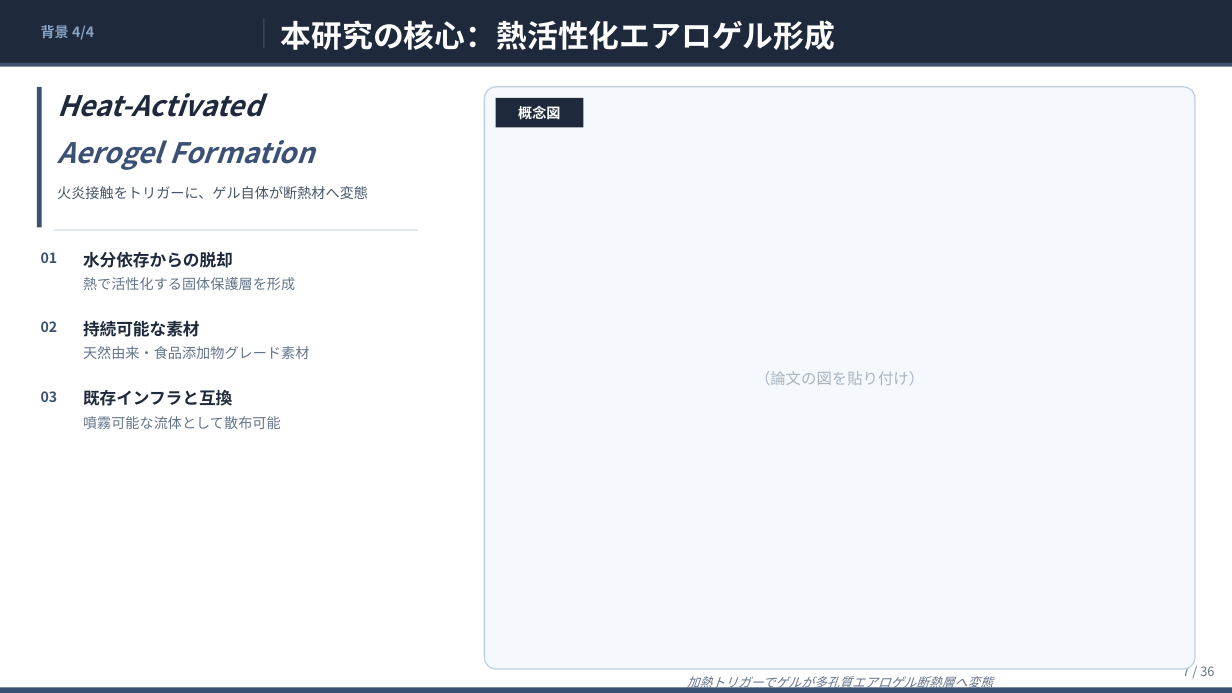
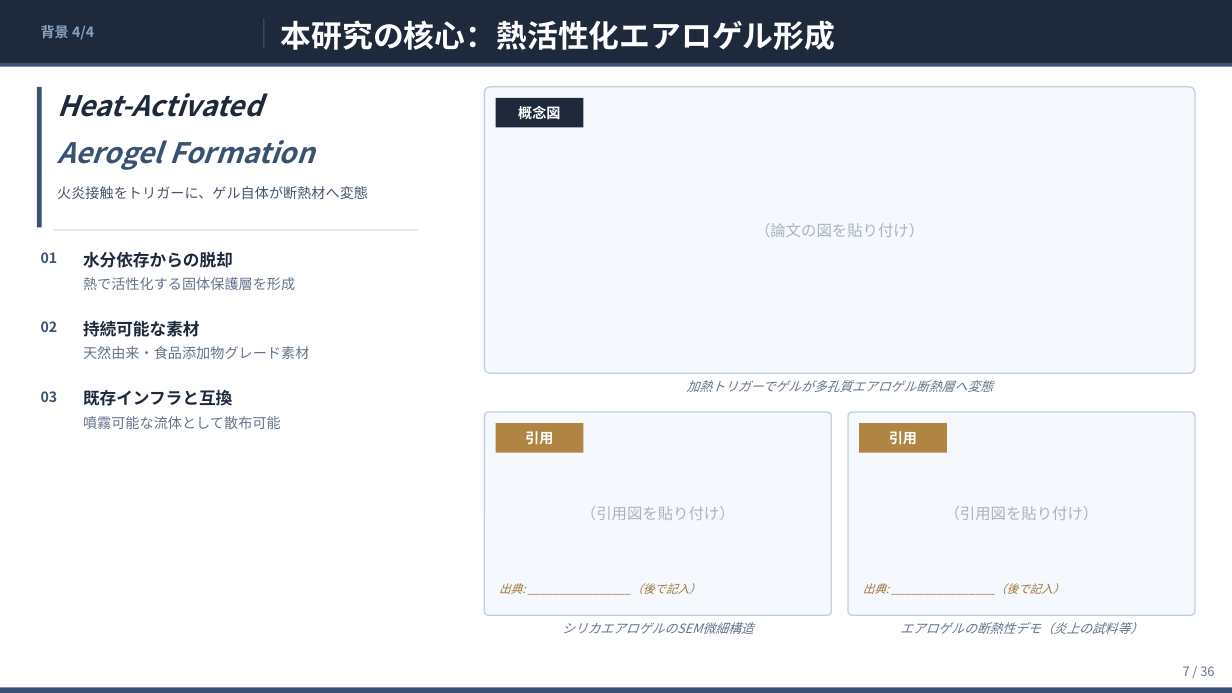
Before and after one commit to ytaisei0525-design/my-first-claude, a slide deck: slide 7 of slides.pptx. Drawn at 1232x693 pixels with LibreOffice and Linux fonts; fonts in the diff are those of the drawing. Boxes give left, top, right and bottom in pixels: in the first picture for what was removed or moved away, otherwise in the second. Text is boxed around its words. In the diff, an @@ line names an element or a change of style, - is before the commit and + after.

```diff
--- a/slides.pptx
+++ b/slides.pptx
@@ text "（論文の図を貼り付け）": place and size @@
-text "（論文の図を貼り付け）" at box(755, 371, 924, 385)
+text "（論文の図を貼り付け）" at box(755, 223, 924, 237)
@@ rounded rectangle: place and size @@
-rounded rectangle at box(484, 87, 1195, 669)
+rounded rectangle at box(484, 87, 1195, 373)
@@ text "加熱トリガーでゲルが多孔質エアロゲル断熱層へ変態" rewrapped from box(687, 676, 993, 692) to box(687, 380, 993, 392) @@
@@ rounded rectangle added at box(484, 412, 832, 616), fill #F5F8FC, outline #C0D0E0 1 pt @@
@@ rounded rectangle added at box(848, 412, 1196, 616), fill #F5F8FC, outline #C0D0E0 1 pt @@
@@ rectangle added at box(495, 423, 583, 453), fill #B08442 @@
@@ text added at box(525, 431, 553, 445), 11 pt, text #FFFFFF, bold @@
+引用
@@ rectangle added at box(860, 423, 947, 453), fill #B08442 @@
@@ text added at box(889, 431, 917, 445), 11 pt, text #FFFFFF, bold @@
+引用
@@ text added at box(581, 506, 735, 520), 12 pt, text #AAB4C0 @@
+（引用図を貼り付け）
@@ text added at box(945, 506, 1099, 520), 12 pt, text #AAB4C0 @@
+（引用図を貼り付け）
@@ text added at box(499, 583, 701, 595), 9 pt, text #9F7639, italic @@
+出典: ________________（後で記入）
@@ text added at box(863, 583, 1065, 595), 9 pt, text #9F7639, italic @@
+出典: ________________（後で記入）
@@ text added at box(562, 622, 754, 634), 10 pt, text #64748B, italic @@
+シリカエアロゲルのSEM微細構造
@@ text added at box(900, 622, 1143, 634), 10 pt, text #64748B, italic @@
+エアロゲルの断熱性デモ（炎上の試料等）
```
Also in this commit, not shown: 5 other slides changed, 3 other files.
